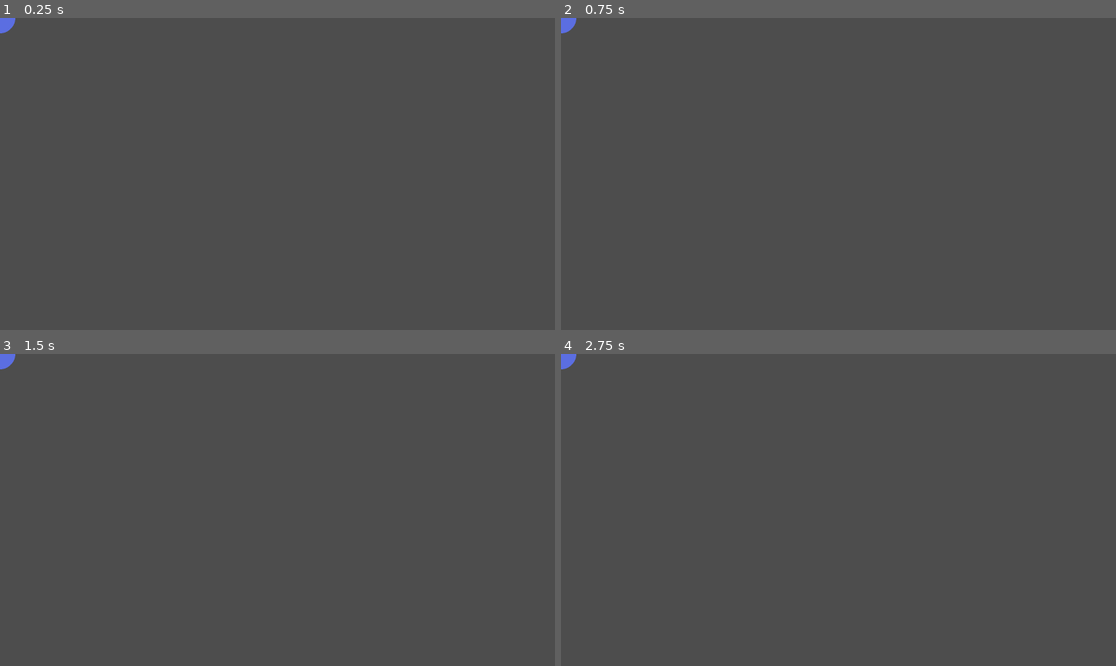
Above: before the commit, frames 1-4 (two rows, left to right).
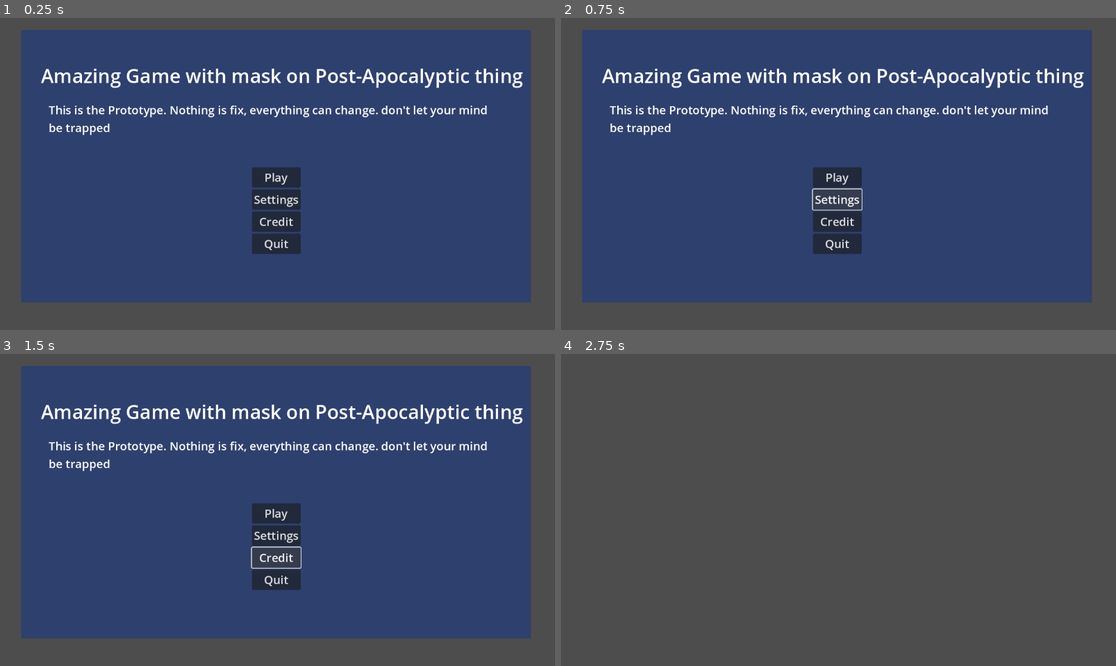
Above: after the commit, the same moments.

Repository: icvara/GGJ26
Game: Godot game, scene res://Menu/Landing_menu.tscn
Same seed, same stepped clock (60 frames per second), same inputs: the game is played once before the commit and once after it. Before the commit the project starts from res://Test_scene_4_players_local/test_player_for_4_players_local.tscn.
Inputs (mouse positions are in pixels of both pictures, inside the frame that each line leads up to):
- Up to frame 1 (0.25 s): no input
- Up to frame 2 (0.75 s): click (838, 198) at 0.5 s, where only the run after the commit has a clickable "Settings"
- Up to frame 3 (1.5 s): click (277, 556) at 1.25 s, where only the run after the commit has a clickable "Credit"
- Up to frame 4 (2.75 s): click (838, 513) at 2 s, where only the run after the commit has a clickable "Play"

The runs differ from the first frame. In frame 1, 80% of the frame differs, in the area x 0-96%, y 0-92%; in frame 2, 80%; in frame 3, 79%; in frame 4, 0.1%.

Commit message:
add start menu

Diff:
--- /dev/null
+++ b/godot-ggj-26/Menu/Landing_menu.tscn
@@ -0,0 +1,61 @@
+[gd_scene load_steps=2 format=3 uid="uid://bew08i2kgmfrd"]
+
+[ext_resource type="Script" uid="uid://7fwy5n4lo1ki" path="res://Menu/landing_menu.gd" id="1_ehssh"]
+
+[node name="LandingMenu" type="Node2D"]
+script = ExtResource("1_ehssh")
+
+[node name="ColorRect" type="ColorRect" parent="."]
+offset_left = 44.0
+offset_top = 25.0
+offset_right = 1102.0
+offset_bottom = 591.0
+color = Color(0.17898095, 0.25193712, 0.42623737, 1)
+
+[node name="Label" type="Label" parent="."]
+offset_left = 85.0
+offset_top = 92.0
+offset_right = 1062.0
+offset_bottom = 151.0
+theme_override_font_sizes/font_size = 40
+text = "Amazing Game with mask on Post-Apocalyptic thing"
+
+[node name="Label2" type="Label" parent="."]
+offset_left = 101.0
+offset_top = 174.0
+offset_right = 1025.0
+offset_bottom = 245.0
+theme_override_font_sizes/font_size = 24
+text = "This is the Prototype. Nothing is fix, everything can change. don't let your mind be trapped"
+autowrap_mode = 2
+
+[node name="button_menu" type="VBoxContainer" parent="."]
+offset_left = 523.0
+offset_top = 310.0
+offset_right = 624.0
+offset_bottom = 490.0
+
+[node name="Button_play" type="Button" parent="button_menu"]
+layout_mode = 2
+theme_override_font_sizes/font_size = 24
+text = "Play"
+
+[node name="Button_settings" type="Button" parent="button_menu"]
+layout_mode = 2
+theme_override_font_sizes/font_size = 24
+text = "Settings"
+
+[node name="Button_Credit" type="Button" parent="button_menu"]
+layout_mode = 2
+theme_override_font_sizes/font_size = 24
+text = "Credit"
+
+[node name="Button_Quit" type="Button" parent="button_menu"]
+layout_mode = 2
+theme_override_font_sizes/font_size = 24
+text = "Quit"
+
+[connection signal="pressed" from="button_menu/Button_play" to="." method="_on_button_play_pressed"]
+[connection signal="pressed" from="button_menu/Button_settings" to="." method="_on_button_settings_pressed"]
+[connection signal="pressed" from="button_menu/Button_Credit" to="." method="_on_button_credit_pressed"]
+[connection signal="pressed" from="button_menu/Button_Quit" to="." method="_on_button_quit_pressed"]
--- /dev/null
+++ b/godot-ggj-26/Menu/landing_menu.gd
@@ -0,0 +1,18 @@
+extends Node2D
+
+
+
+func _on_button_play_pressed() -> void:
+	get_tree().change_scene_to_file("res://main_game.tscn")
+
+
+func _on_button_settings_pressed() -> void:
+	pass # Replace with function body.
+	#get_tree().change_scene_to_file(“res://apartment stairway.tscn”)
+
+func _on_button_credit_pressed() -> void:
+	pass # Replace with function body.
+	#get_tree().change_scene_to_file(“res://apartment stairway.tscn”)
+
+func _on_button_quit_pressed() -> void:
+	get_tree().quit()
--- /dev/null
+++ b/godot-ggj-26/main_game.tscn
@@ -0,0 +1,3 @@
+[gd_scene format=3 uid="uid://dqmbeay2a7elk"]
+
+[node name="Main_Game" type="Node3D"]
--- a/godot-ggj-26/project.godot
+++ b/godot-ggj-26/project.godot
@@ -11,7 +11,7 @@
 [application]
 
 config/name="godot_GGJ26"
-run/main_scene="uid://bu3u8ygnc5ixr"
+run/main_scene="uid://bew08i2kgmfrd"
 config/features=PackedStringArray("4.5", "Forward Plus")
 config/icon="res://icon.svg"
 
Not shown, added: godot-ggj-26/Menu/landing_menu.gd.uid
